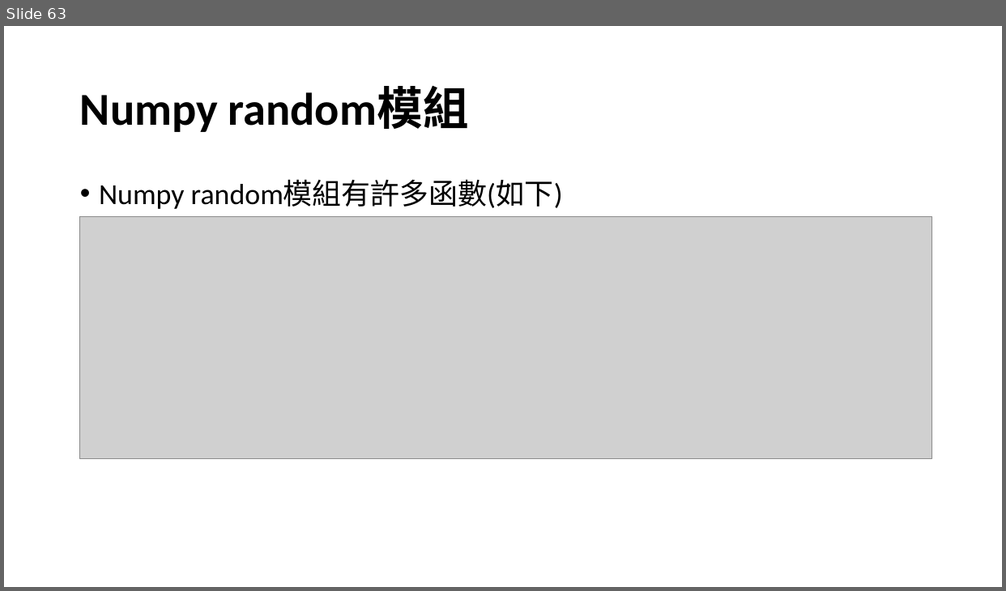
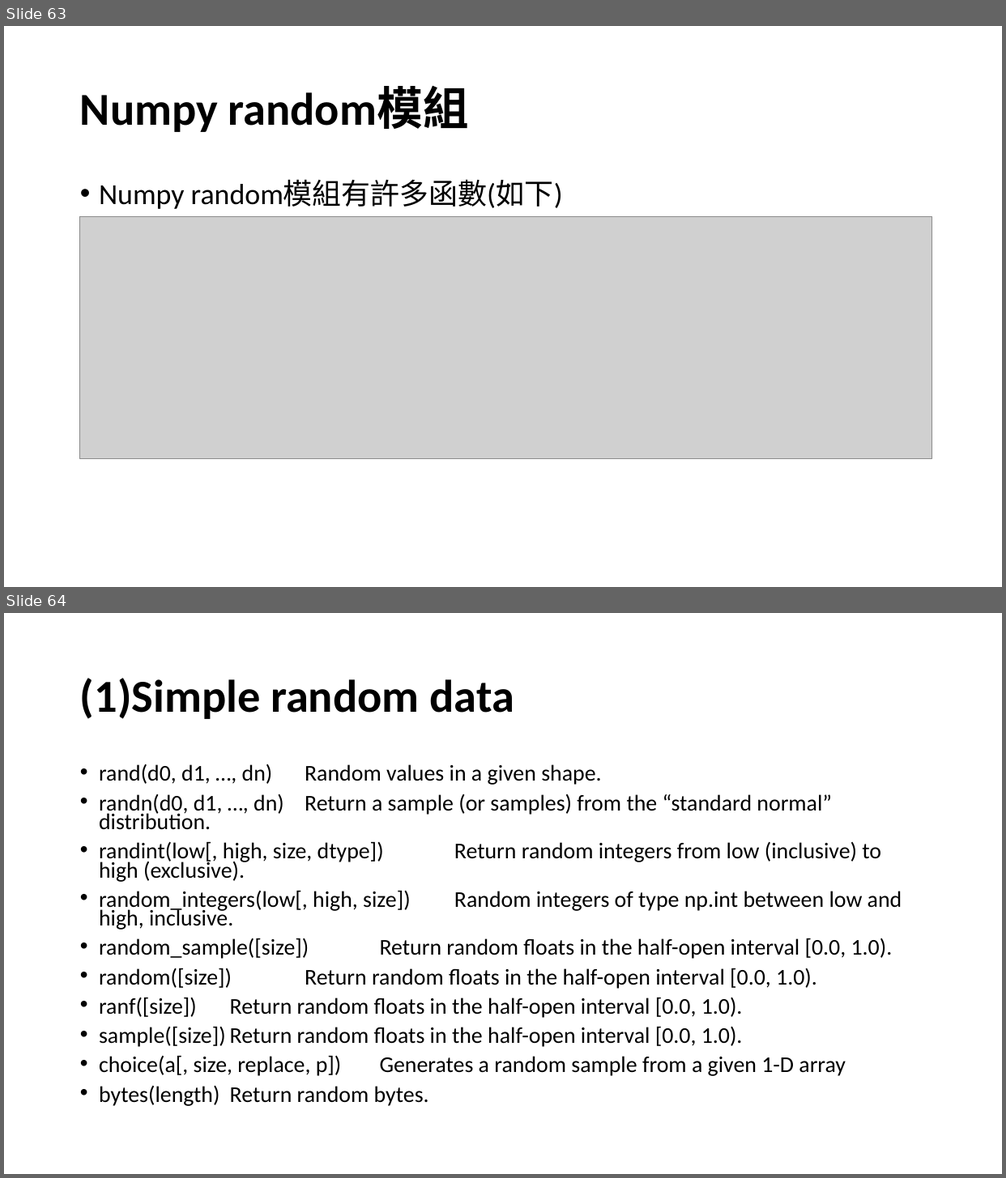
Before and after one commit to yukai920722/2022-ksu-11002, a slide deck: 4100E104_NUMPY_20220309_A.pptx. Shown one above the other, each under a label of ours: slide 63 before the commit, slides 63 and 64 after it. The pictures are 1006x591 and 1006x1178 pixels, drawn with LibreOffice and Linux fonts; fonts in the diff are those of the drawing; grey boxes stand for pictures. Boxes give left, top, right and bottom in pixels: in the first picture for what was removed or moved away, otherwise in the second. Text is boxed around its words. In the diff, an @@ line names an element or a change of style, - is before the commit and + after.

```diff
--- a/4100E104_NUMPY_20220309_A.pptx
+++ b/4100E104_NUMPY_20220309_A.pptx
@@ slide 64 added at bbox=[4, 613, 1002, 1174], background #FFFFFF @@
@@ title added at bbox=[80, 678, 514, 719], 44 pt, text #000000, bold @@
+(1)Simple random data
@@ text added at bbox=[99, 764, 902, 1106], 21.7 pt, text #000000 @@
+• rand(d0, d1, …, dn) Random values in a given shape.
+• randn(d0, d1, …, dn) Return a sample (or samples) from the “standard normal” distribution.
+• randint(low[, high, size, dtype]) Return random integers from low (inclusive) to high (exclusive).
+• random_integers(low[, high, size]) Random integers of type np.int between low and high, inclusive.
+• random_sample([size]) Return random floats in the half-open interval [0.0, 1.0).
+• random([size]) Return random floats in the half-open interval [0.0, 1.0).
+• ranf([size]) Return random floats in the half-open interval [0.0, 1.0).
+• sample([size]) Return random floats in the half-open interval [0.0, 1.0).
+• choice(a[, size, replace, p]) Generates a random sample from a given 1-D array
+• bytes(length) Return random bytes.
```
Also in this commit, not shown: 4 other slides added, 1 slide removed, 14 other files.
